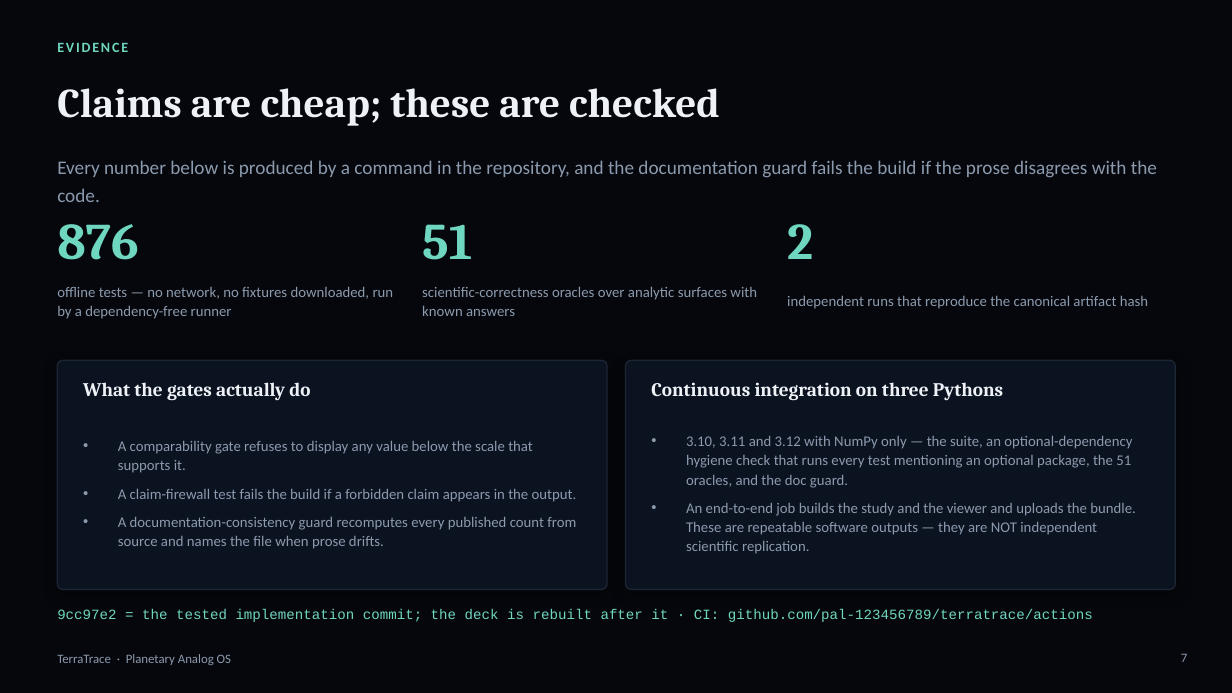
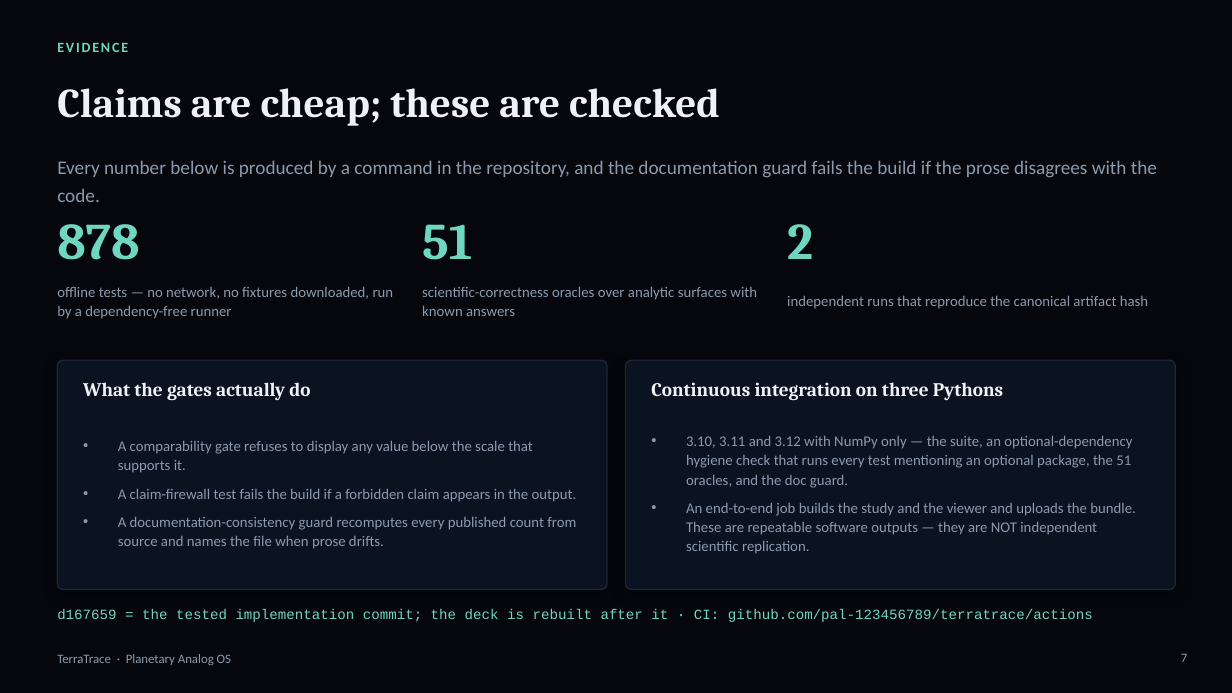
Before and after one commit to pal-123456789/terratrace, a slide deck: slide 7 of TerraTrace-deck.pptx. Drawn at 1232x693 pixels with LibreOffice and Linux fonts; fonts in the diff are those of the drawing. Boxes give left, top, right and bottom in pixels: in the first picture for what was removed or moved away, otherwise in the second. Text is boxed around its words. In the diff, an @@ line names an element or a change of style, - is before the commit and + after.

Commit message:
fix(site): the rewritten lunar aside was missing a closing tag, and now nothing can be
Found while verifying the page that is about to go live. Rewriting the lunar block left one
</div> too many after it, which un-nested the rest of site/index.html from that point to </html>.

The reason it survived review is the interesting part: every link in the page still resolved
perfectly, so the guard — which walks hrefs and fragments — was happy, and the file is hand-written
HTML that nothing else parses. A rendered glance would not have caught it either; the damage is to
structure, not to any one visible element.

So the guard gained a sixth check: **every published HTML page must be tag-balanced.** Verified
against a seeded copy losing a single closing tag — it names the file and the line of the tag that
was opened and never closed, exits 1, and passes again once restored. Two tests pin it: one asserts
it reproduces that defect, one asserts the shipped pages are clean, so it cannot become vacuous.

Also removed a dead statement I had left in the new test while writing it.

Verification: 878 tests / 94 modules, 0 failures; guard clean across 3 HTML pages; cover, deck and
PDF regenerated against the new count.

```diff
--- a/TerraTrace-deck.pptx
+++ b/TerraTrace-deck.pptx
@@ text at (x1=57, y1=224, x2=139, y2=260): text changed @@
-876
+878
@@ text at (x1=57, y1=608, x2=1093, y2=622): text changed @@
-9cc97e2 = the tested implementation commit; the deck is rebuilt after it · CI: github.com/pal-123456789/terratrace/actions
+d167659 = the tested implementation commit; the deck is rebuilt after it · CI: github.com/pal-123456789/terratrace/actions
```
Also in this commit, not shown: 14 other files.
